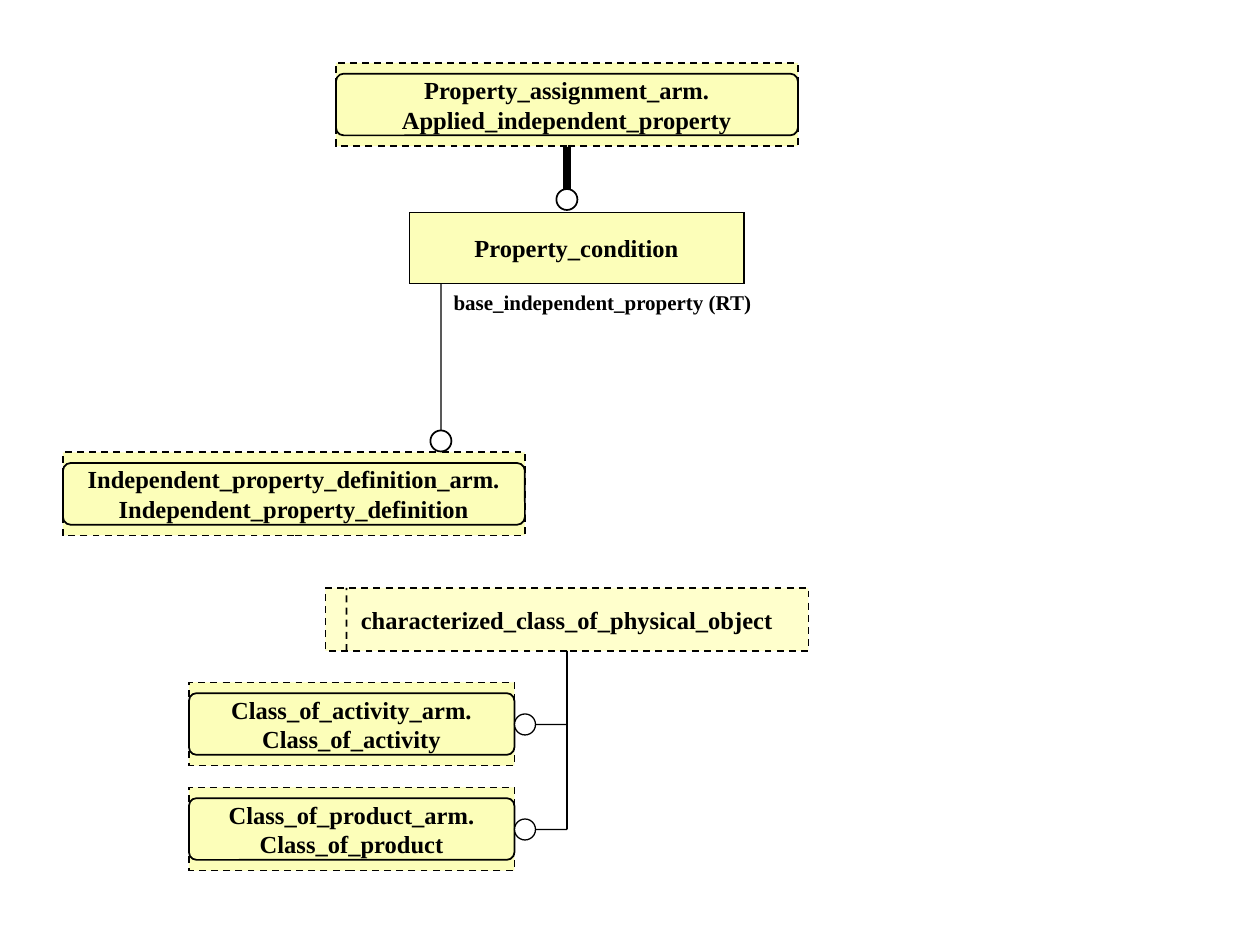
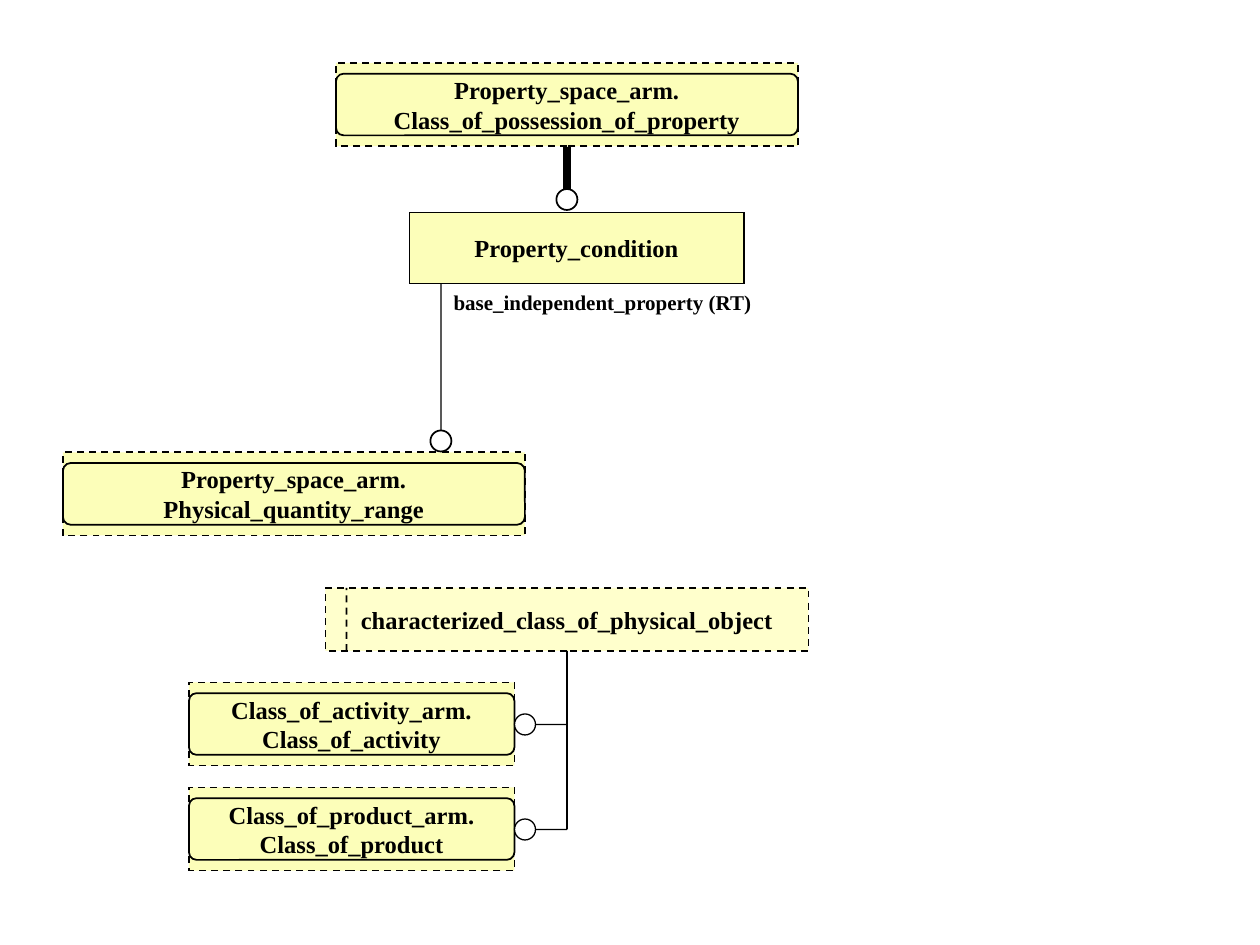
Before and after one commit to starseeker/stepmod_mirror, a slide deck: slide 2 of data/modules/property_condition/property_condition.ppt. Drawn at 1260x945 pixels with LibreOffice and Linux fonts; fonts in the diff are those of the drawing. Boxes give left, top, right and bottom in pixels: in the first picture for what was removed or moved away, otherwise in the second. Text is boxed around its words. In the diff, an @@ line names an element or a change of style, - is before the commit and + after.

Commit message:
getting range right

```diff
--- a/data/modules/property_condition/property_condition.ppt
+++ b/data/modules/property_condition/property_condition.ppt
@@ text in rectangle at [394,83,740,134]: text changed @@
-Property_assignment_arm.
-Applied_independent_property
+Property_space_arm.
+Class_of_possession_of_property
@@ text in rectangle at [163,472,423,524]: text changed @@
-Independent_property_definition_arm.
-Independent_property_definition
+Property_space_arm.
+Physical_quantity_range
```
Also in this commit, not shown: 3 other slides changed, 23 other files.
